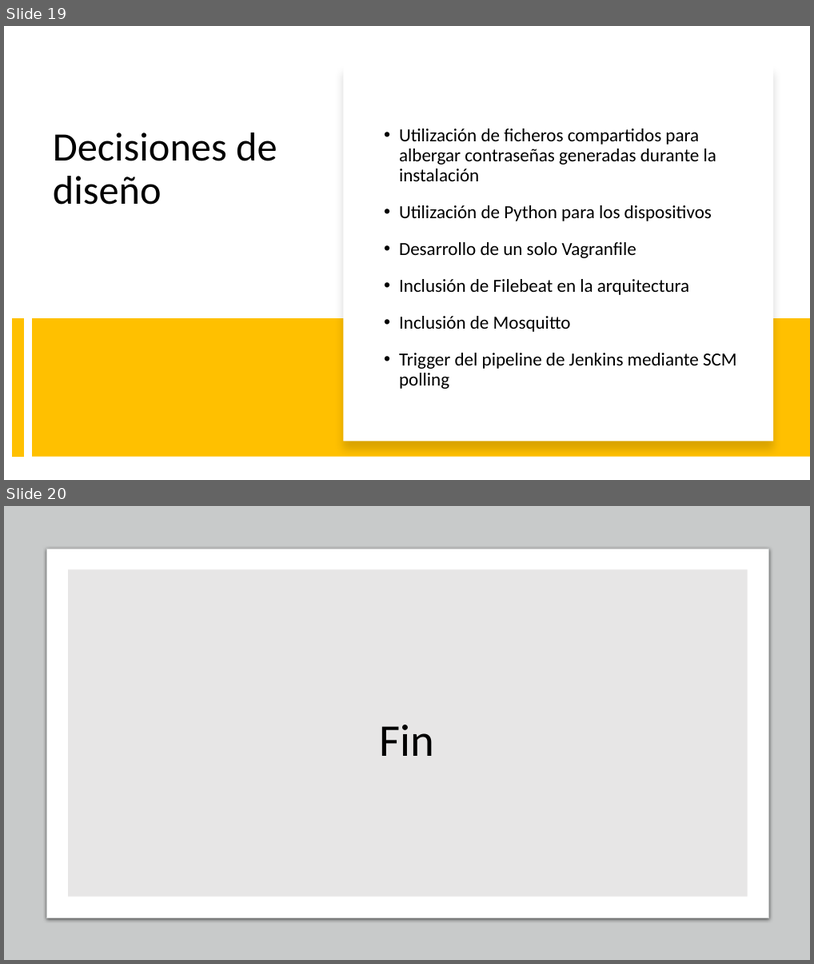
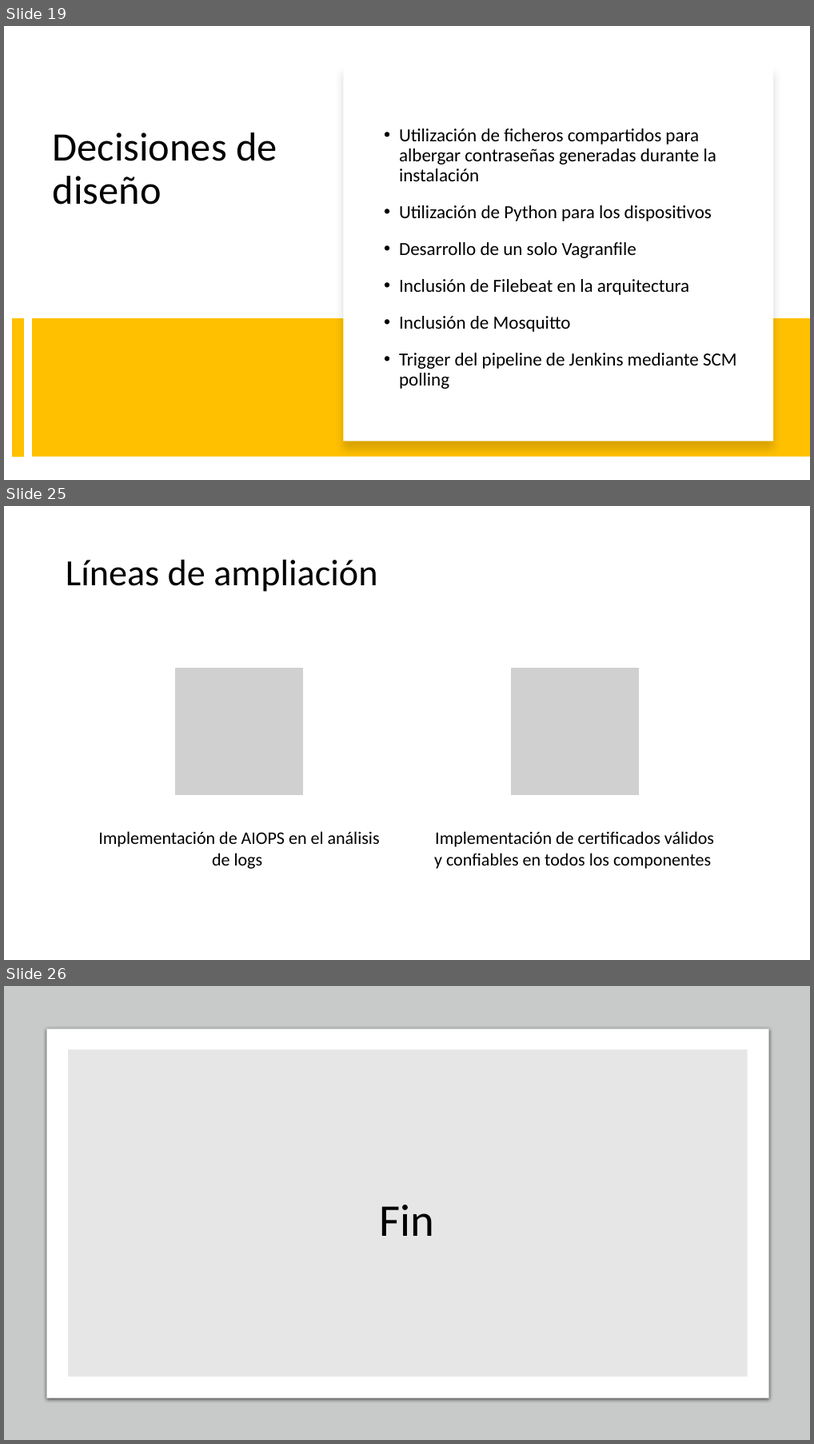
Before and after one commit to alfonsodiezramirez-upm/vagrant-ELK-edgeCluster, a slide deck: Presentación PFM.pptx. Shown one above the other, each under a label of ours: slides 19 and 20 before the commit, slides 19, 25 and 26 after it; the slides between them are not shown. The pictures are 814x964 and 814x1444 pixels, drawn with LibreOffice and Linux fonts; fonts in the diff are those of the drawing; grey boxes stand for pictures. Boxes give left, top, right and bottom in pixels: in the first picture for what was removed or moved away, otherwise in the second. Text is boxed around its words. In the diff, an @@ line names an element or a change of style, - is before the commit and + after.

```diff
--- a/Presentación PFM.pptx
+++ b/Presentación PFM.pptx
@@ slide 25 added at box(4, 506, 810, 960), background #FFFFFF @@
@@ title added at box(66, 560, 378, 592), 44 pt, text #000000 @@
+Líneas de ampliación
@@ group added at box(98, 667, 714, 868): 2 pictures, 2 texts @@
+Implementación de AIOPS en el análisis de logs
+Implementación de certificados válidos y confiables en todos los componentes
@@ what was slide 20 is now slide 26 @@
```
Also in this commit, not shown: 2 slides changed, 5 other slides added.
